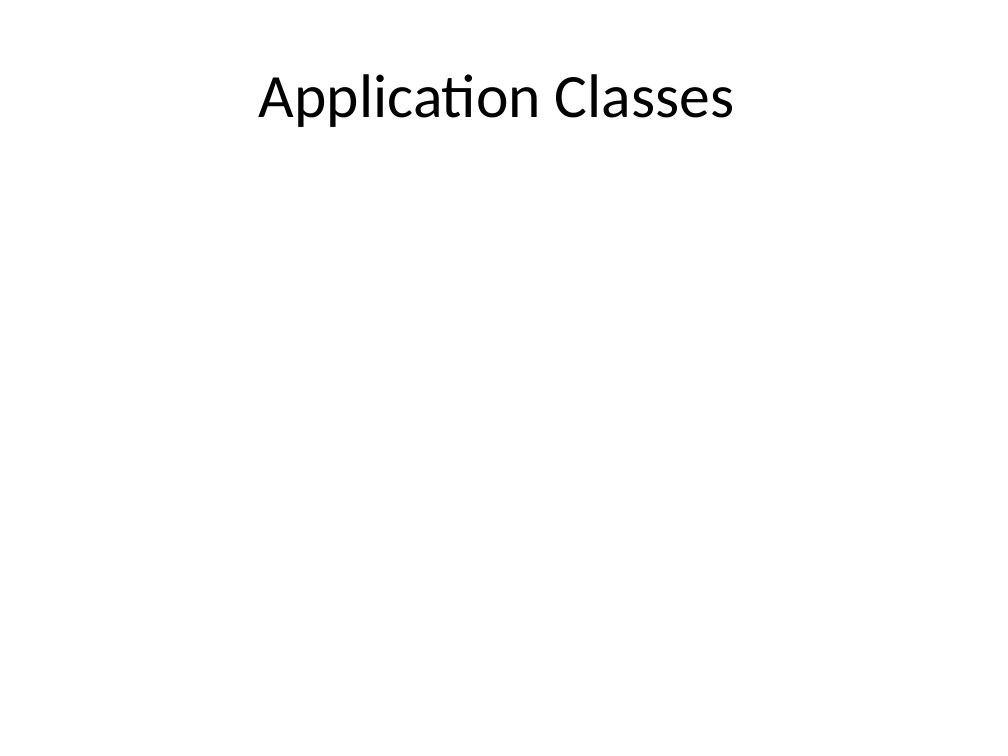
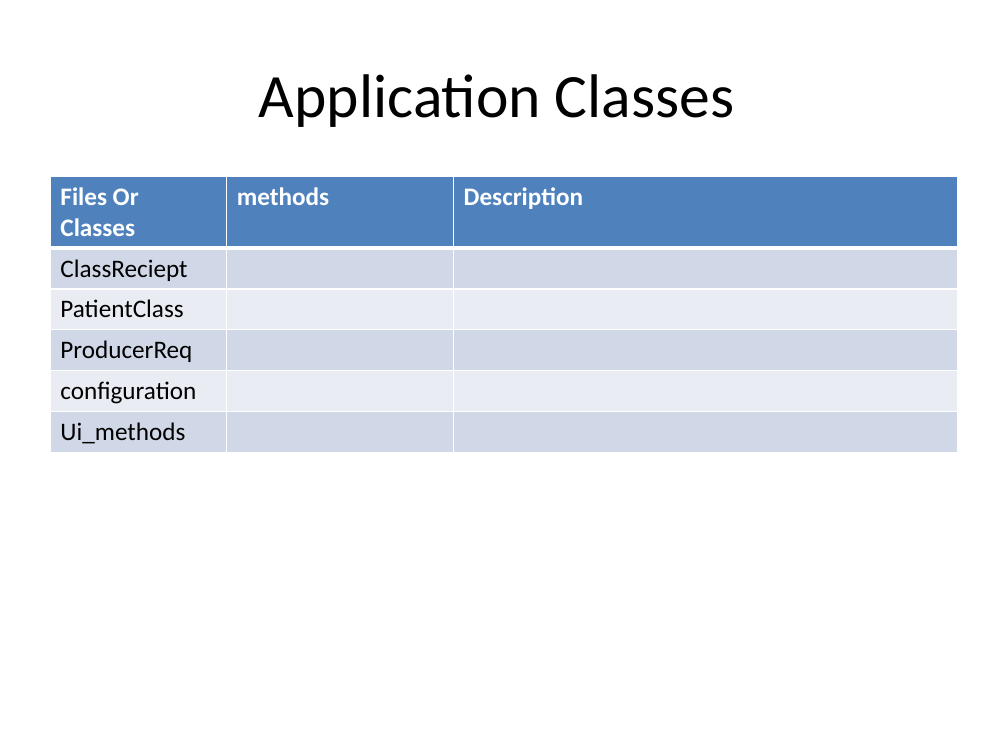
Before and after one commit to katkovOlga/nayaProject, a slide deck: slide 27 of FinalProject.pptx. Drawn at 1008x756 pixels with LibreOffice and Linux fonts; fonts in the diff are those of the drawing. Boxes give left, top, right and bottom in pixels: in the first picture for what was removed or moved away, otherwise in the second. Text is boxed around its words. In the diff, an @@ line names an element or a change of style, - is before the commit and + after.

```diff
--- a/FinalProject.pptx
+++ b/FinalProject.pptx
@@ table added at <box>50,176,958,452</box>, 6 rows, 3 columns @@
+Files Or Classes | methods | Description
+ClassReciept |  | 
+PatientClass |  | 
+ProducerReq |  | 
+configuration |  | 
+Ui_methods |  | 
```
Also in this commit, not shown: 5 other slides changed, 1 other file.
